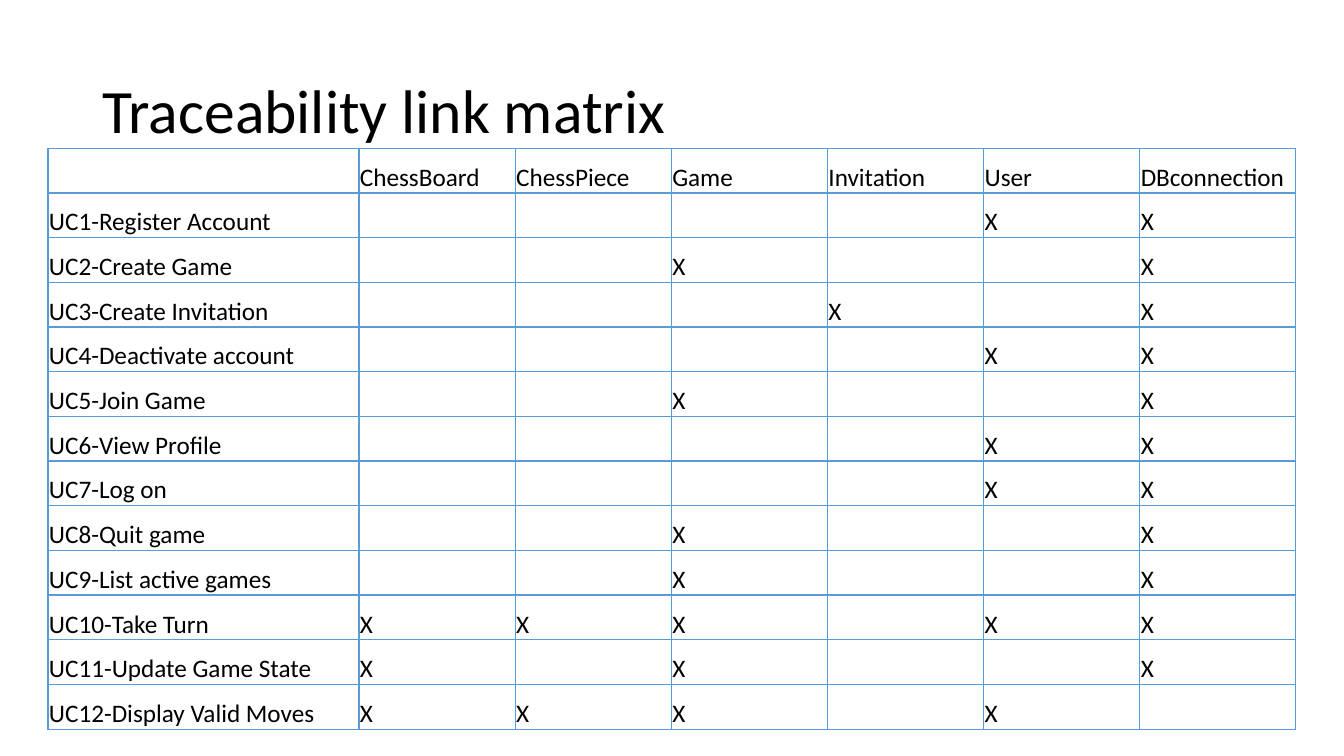
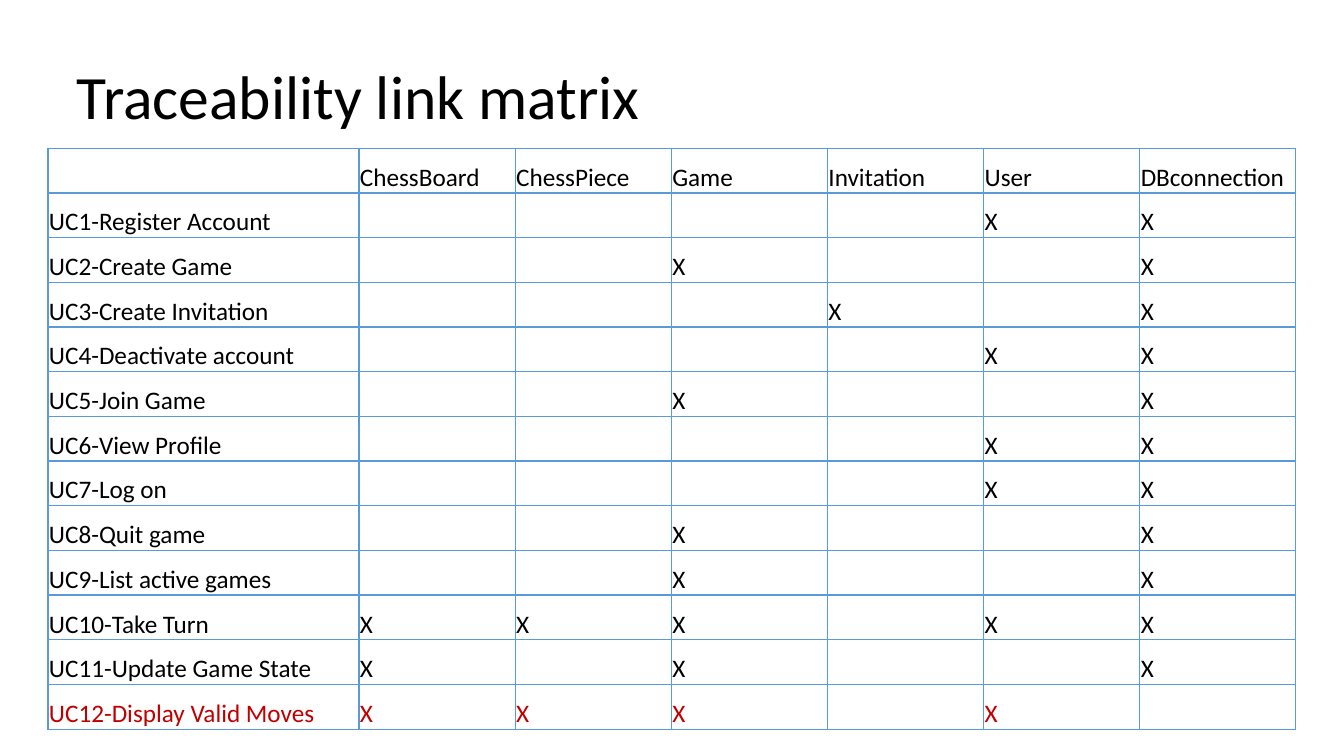
Before and after one commit to Chris-Schaffer/cs414-f18-001-stringCheese, a slide deck: slide 10 of Documents P3/CS 414 Rollerball Project 03.pptx. Drawn at 1344x756 pixels with LibreOffice and Linux fonts; fonts in the diff are those of the drawing. Boxes give left, top, right and bottom in pixels: in the first picture for what was removed or moved away, otherwise in the second. Text is boxed around its words. In the diff, an @@ line names an element or a change of style, - is before the commit and + after.

```diff
--- a/Documents P3/CS 414 Rollerball Project 03.pptx
+++ b/Documents P3/CS 414 Rollerball Project 03.pptx
@@ title "Traceability link matrix": place and size @@
-title "Traceability link matrix" at <box>102,90,665,143</box>
+title "Traceability link matrix" at <box>77,76,639,129</box>
@@ table at <box>48,148,1298,730</box> @@
@@ text colour #000000 to #C00000 in "UC12-Display Valid Moves", "X", "X", "X" and 1 more places @@
```
Also in this commit, not shown: 7 other slides changed.
